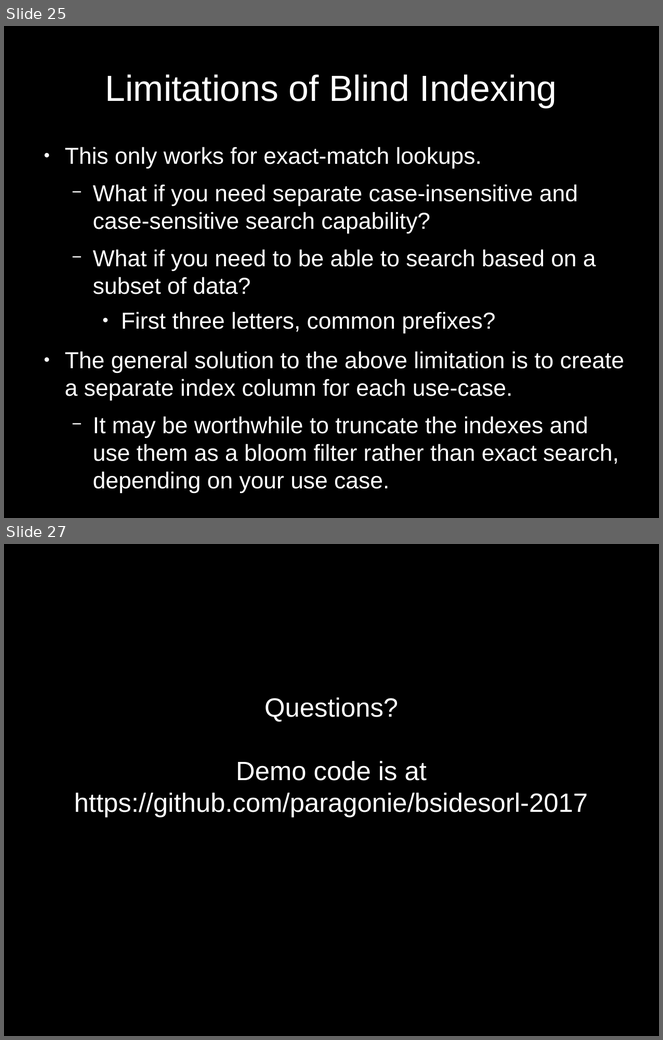
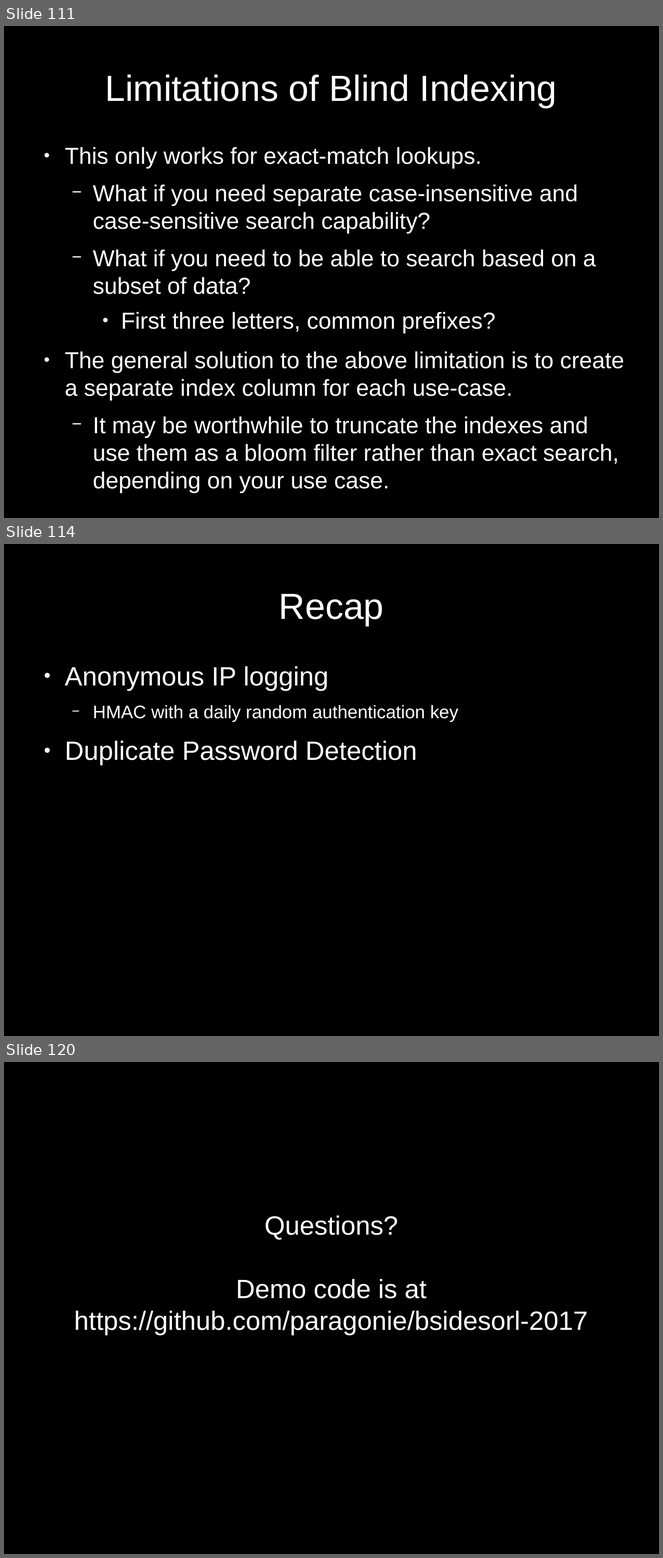
Before and after one commit to paragonie/bsidesorl-2017, a slide deck: talk/20170408-BsidesOrlando-ScottArciszewski.odp. Shown one above the other, each under a label of ours: slides 25 and 27 before the commit, slides 111, 114 and 120 after it; the slides between them are not shown. The pictures are 663x1040 and 663x1558 pixels, drawn with LibreOffice and Linux fonts; fonts in the diff are those of the drawing. Boxes give left, top, right and bottom in pixels: in the first picture for what was removed or moved away, otherwise in the second. Text is boxed around its words. In the diff, an @@ line names an element or a change of style, - is before the commit and + after.

```diff
--- a/talk/20170408-BsidesOrlando-ScottArciszewski.odp
+++ b/talk/20170408-BsidesOrlando-ScottArciszewski.odp
@@ slide 114 added at [4,544,659,1036], background #000000 @@
@@ title added at [279,594,384,626], 44 pt, text #FFFFFF @@
+Recap
@@ text added at [65,666,458,766], 32 pt, text #FFFFFF @@
+● Anonymous IP logging
+  − HMAC with a daily random authentication key
+● Duplicate Password Detection
@@ what was slide 25 is now slide 111 @@
@@ what was slide 27 is now slide 120 @@
```
Also in this commit, not shown: 6 slides changed, 93 other slides added, 1 slide removed, 1 other file.
